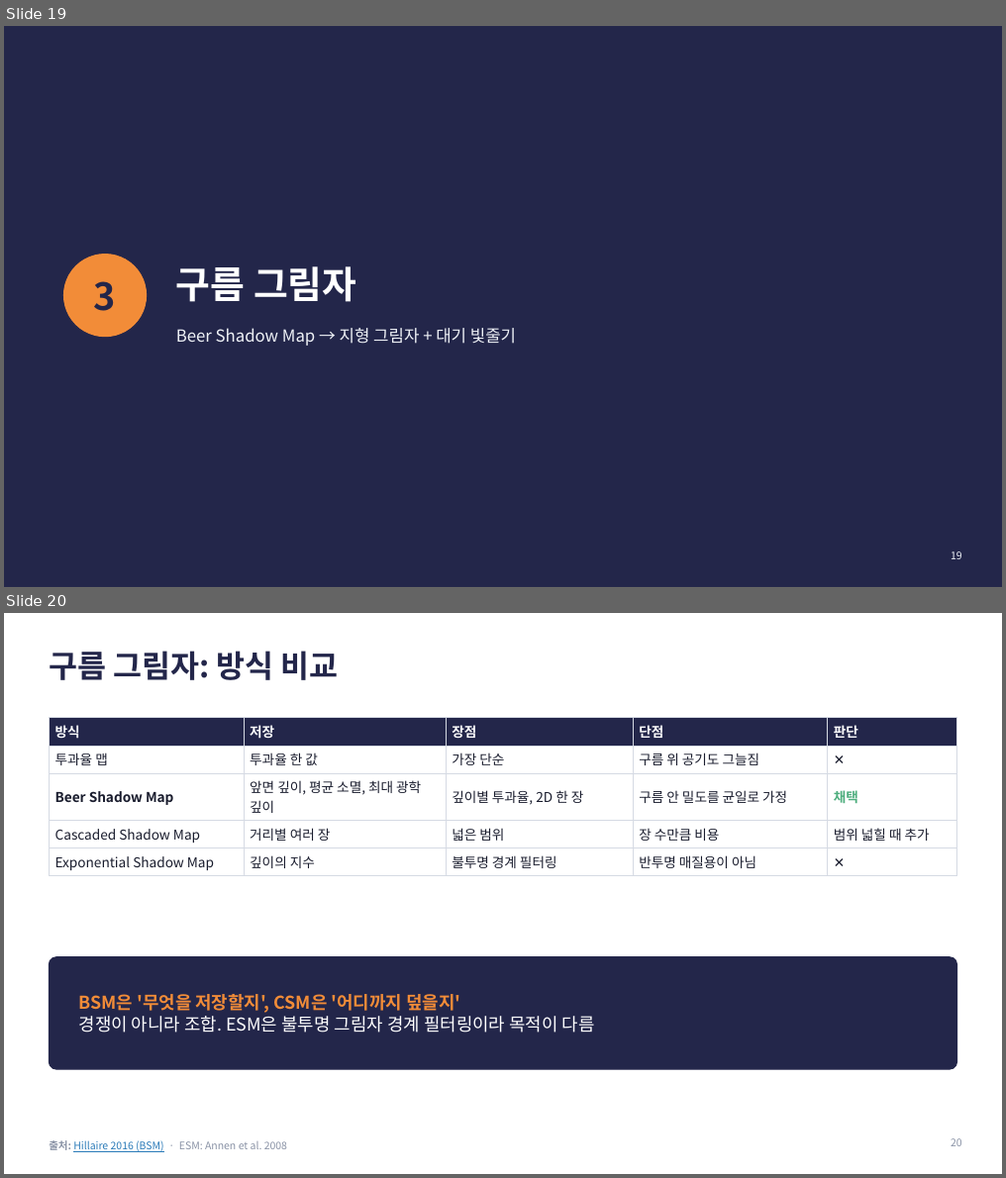
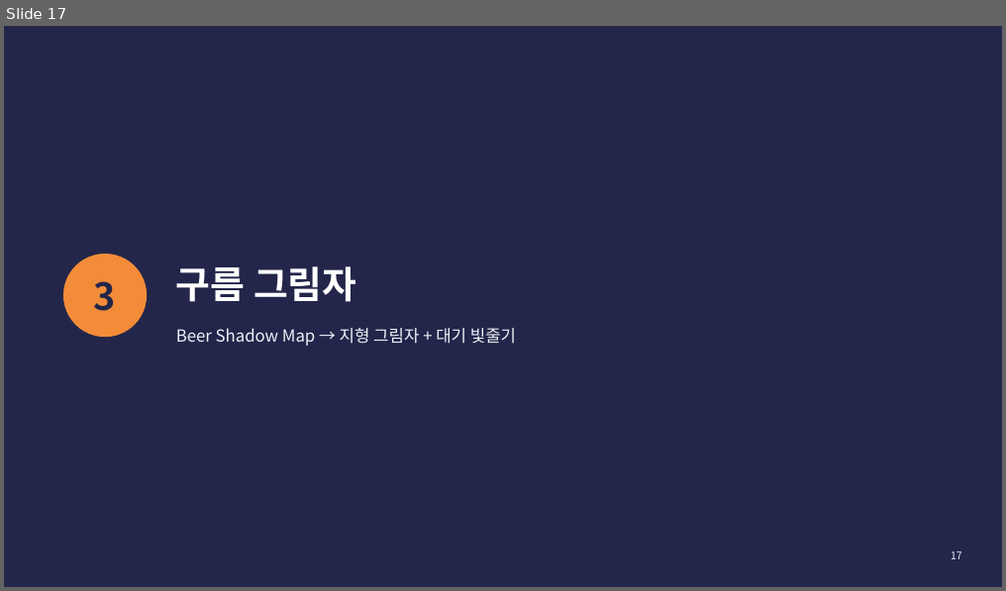
Before and after one commit to jcmeve/DirectX-Graphics-Samples, a slide deck: Interactive Raymarching Cloud_3.pptx. Shown one above the other, each under a label of ours: slides 19 and 20 before the commit, slide 17 after it. The pictures are 1006x1178 and 1006x591 pixels, drawn with LibreOffice and Linux fonts; fonts in the diff are those of the drawing. Boxes give left, top, right and bottom in pixels: in the first picture for what was removed or moved away, otherwise in the second. Text is boxed around its words. In the diff, an @@ line names an element or a change of style, - is before the commit and + after.

```diff
--- a/Interactive Raymarching Cloud_3.pptx
+++ b/Interactive Raymarching Cloud_3.pptx
@@ slide 20 removed at [4,613,1002,1174], background #FFFFFF @@
@@ title removed at [49,651,339,680] @@
-구름 그림자: 방식 비교
@@ table removed at [49,718,957,874], 5 rows, 5 columns @@
-방식 | 저장 | 장점 | 단점 | 판단
-투과율 맵 | 투과율 한 값 | 가장 단순 | 구름 위 공기도 그늘짐 | ✕
-Beer Shadow Map | 앞면 깊이, 평균 소멸, 최대 광학 깊이 | 깊이별 투과율, 2D 한 장 | 구름 안 밀도를 균일로 가정 | 채택
-Cascaded Shadow Map | 거리별 여러 장 | 넓은 범위 | 장 수만큼 비용 | 범위 넓힐 때 추가
-Exponential Shadow Map | 깊이의 지수 | 불투명 경계 필터링 | 반투명 매질용이 아님 | ✕
@@ rounded rectangle removed at [49,958,957,1069] @@
@@ text removed at [79,994,595,1033] @@
-BSM은 '무엇을 저장할지', CSM은 '어디까지 덮을지'
-경쟁이 아니라 조합. ESM은 불투명 그림자 경계 필터링이라 목적이 다름
@@ text removed at [49,1141,287,1153] @@
-출처: Hillaire 2016 (BSM) · ESM: Annen et al. 2008
@@ page number removed at [950,1139,962,1147] @@
-20
@@ what was slide 19 is now slide 17 @@
@@ page number at [950,552,962,560]: text changed @@
-19
+17
```
Also in this commit, not shown: 22 slides changed, 1 slide added, 4 other slides removed.
